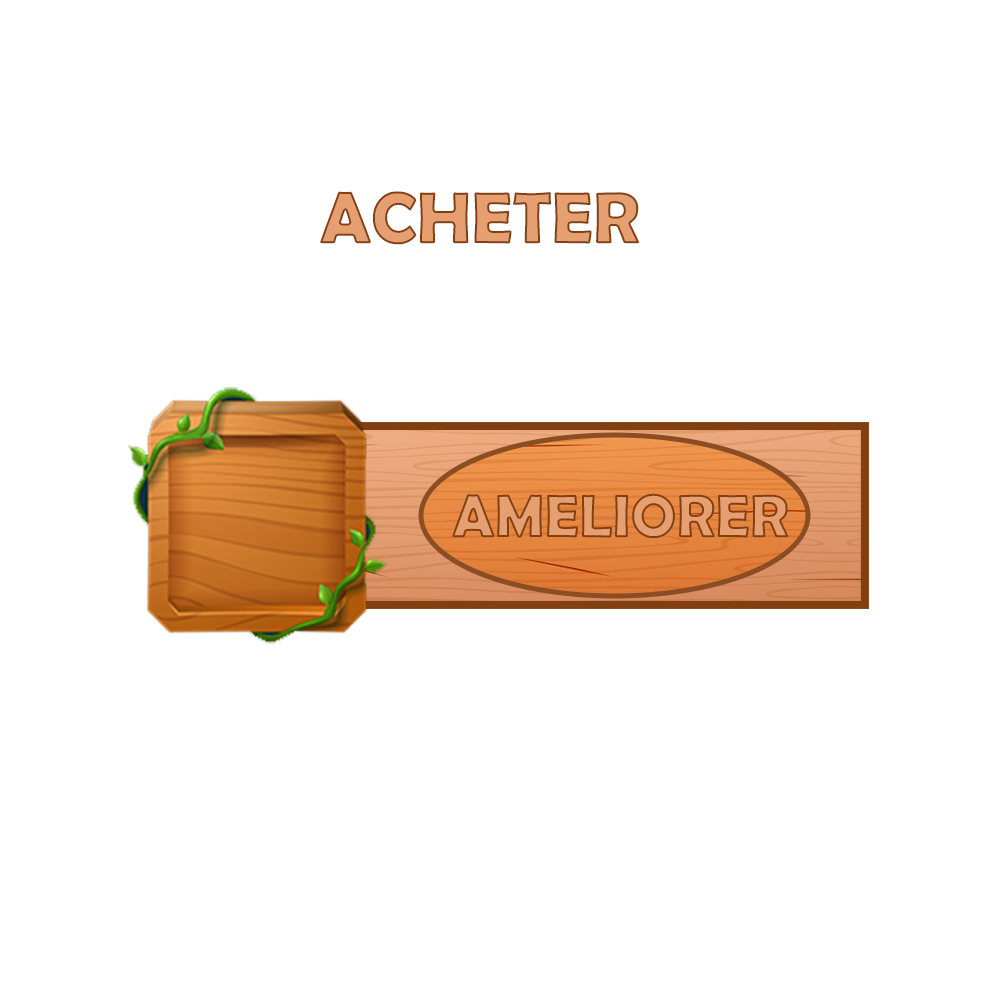
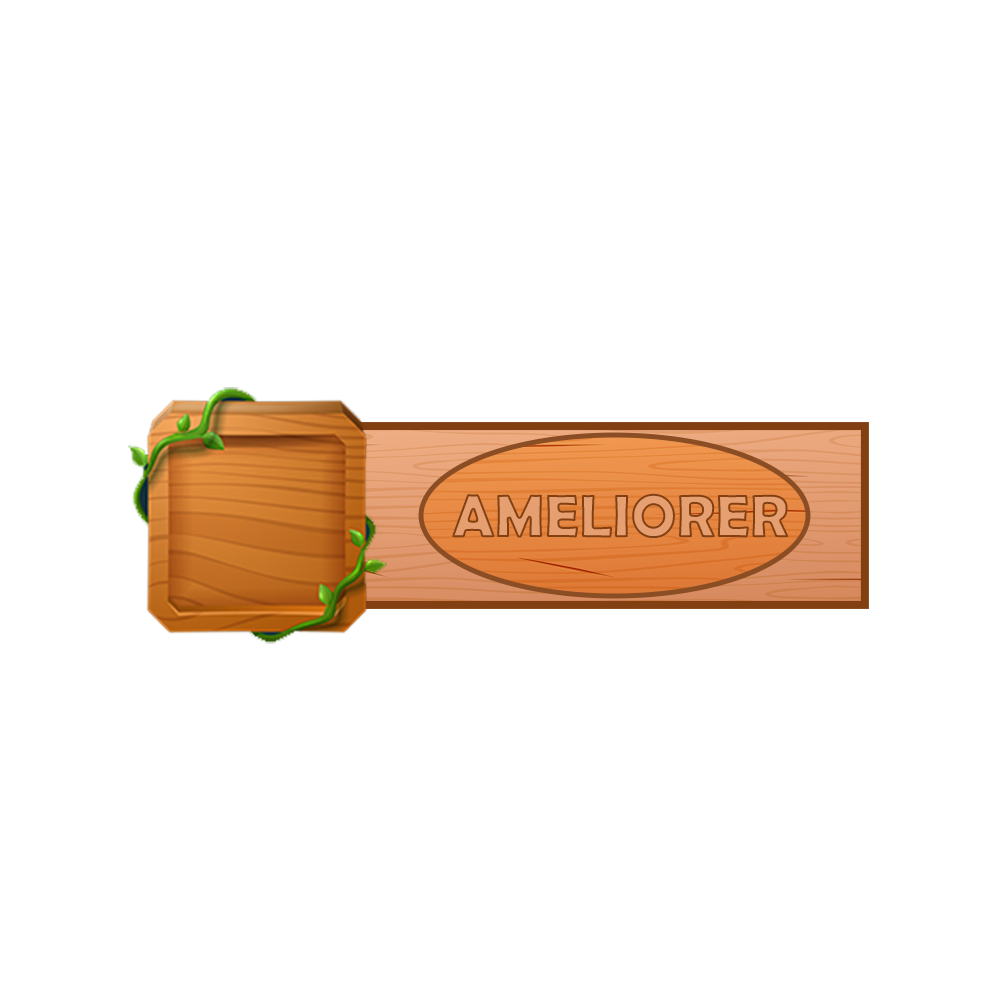
Two versions of the same layered image (1000×1000). Layer-by-layer changes:
removed layer "ACHETER" over [320, 191, 639, 245]
removed layer "Arrière-plan" over [320, 191, 639, 245]
